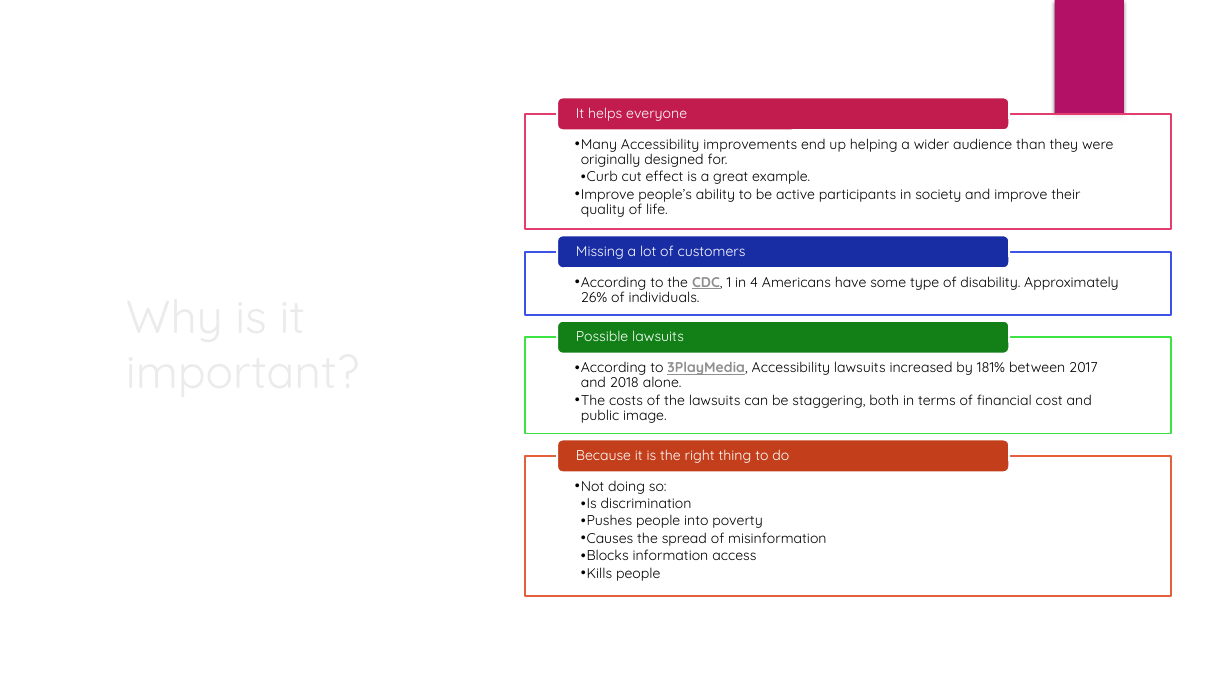
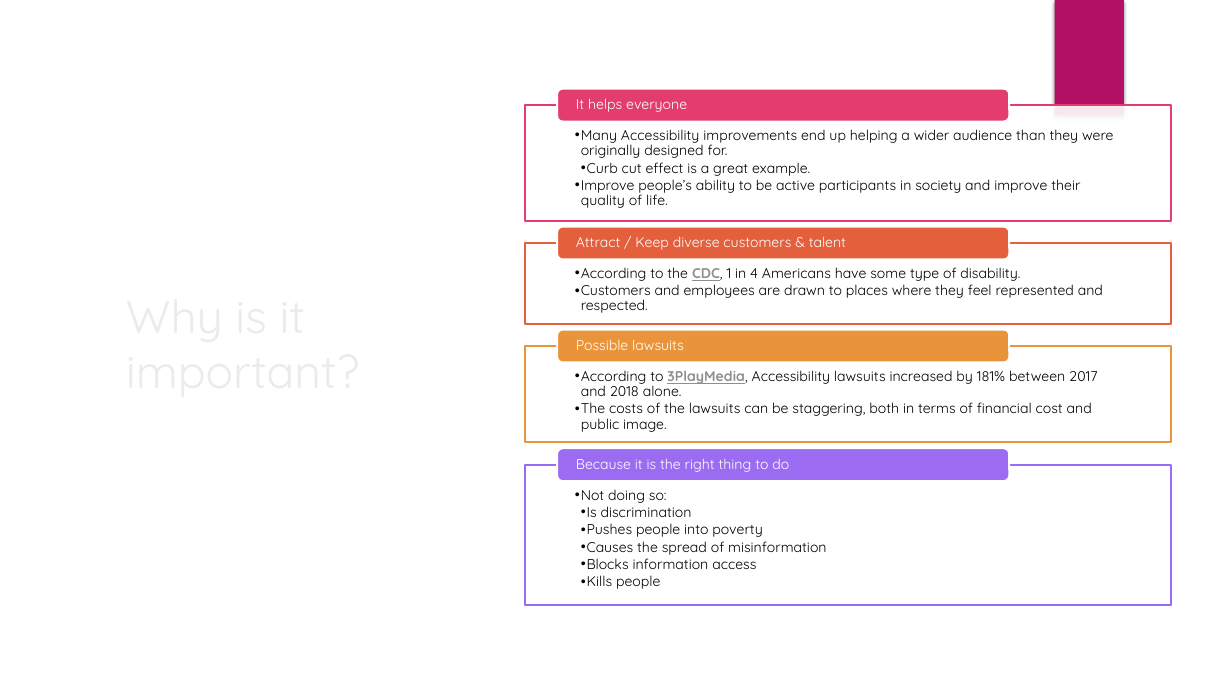
Before and after one commit to CorgiDev/A11y-Materials, a slide deck: slide 4 of Presenations/Intro to Accessible Web Design_2021.pptx. Drawn at 1232x693 pixels with LibreOffice and Linux fonts; fonts in the diff are those of the drawing; background and template pictures are left out. Boxes give left, top, right and bottom in pixels: in the first picture for what was removed or moved away, otherwise in the second. Text is boxed around its words. In the diff, an @@ line names an element or a change of style, - is before the commit and + after.

```diff
--- a/Presenations/Intro to Accessible Web Design_2021.pptx
+++ b/Presenations/Intro to Accessible Web Design_2021.pptx
@@ rounded rectangle at [557,89,1009,122]: fill #C21C4F to #E33D6F @@
@@ 2 texts, 2 rounded rectangles, 1 rectangle: place and size @@
-2 texts, 2 rounded rectangles, 1 rectangle at [525,97,1171,269]
+2 texts, 2 rounded rectangles, 1 rectangle at [525,89,1171,260]
@@ rounded rectangle at [557,226,1009,260]: fill #182CA4 to #E45F3C @@
@@ text at [576,236,846,250]: text changed @@
-Missing a lot of customers
+Attract / Keep diverse customers & talent
@@ rectangle: place and size @@
-rectangle at [525,252,1171,315]
+rectangle at [525,243,1171,323]
@@ rectangle at [525,243,1171,323]: outline #3D53E3 1.5 pt to #E45F3C 1.5 pt @@
@@ text at [575,267,1103,313]: text changed @@
-  • According to the CDC, 1 in 4 Americans have some type of disability. Approximately 26% of individuals.
+  • According to the CDC, 1 in 4 Americans have some type of disability.
+  • Customers and employees are drawn to places where they feel represented and respected.
@@ rectangle at [525,346,1171,442]: outline #3CE443 1.5 pt to #E9943A 1.5 pt @@
@@ rounded rectangle at [557,330,1009,363]: fill #128017 to #E9943A @@
@@ rounded rectangle at [557,448,1009,482]: fill #C33F1B to #9B6BF2 @@
@@ 4 texts, 2 rectangles, 2 rounded rectangles: place and size @@
-4 texts, 2 rectangles, 2 rounded rectangles at [525,321,1171,596]
+4 texts, 2 rectangles, 2 rounded rectangles at [525,330,1171,605]
@@ rectangle at [525,465,1171,605]: outline #E45F3C 1.5 pt to #9B6BF2 1.5 pt @@
```
Also in this commit, not shown: 2 other slides changed.
